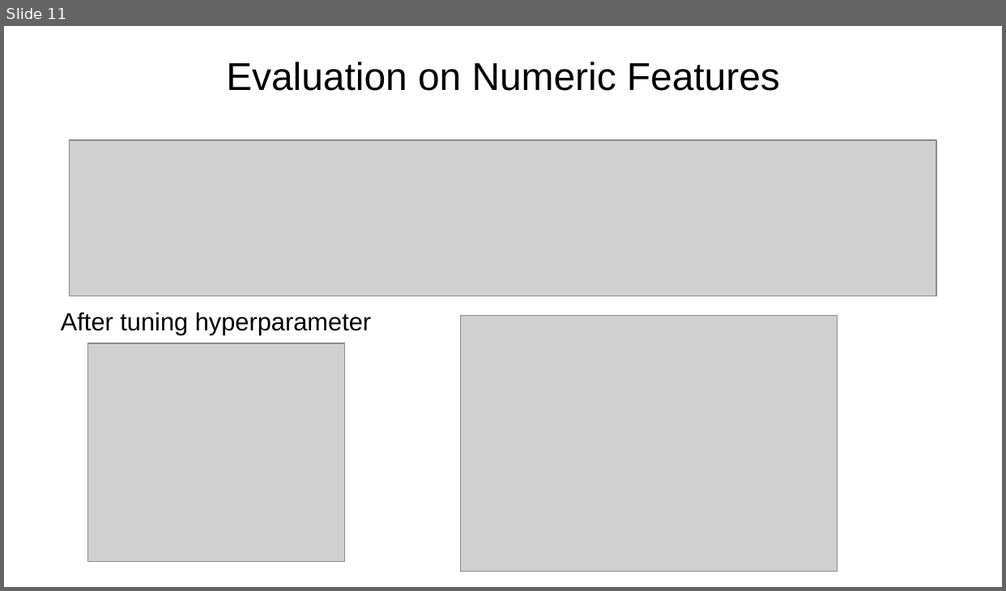
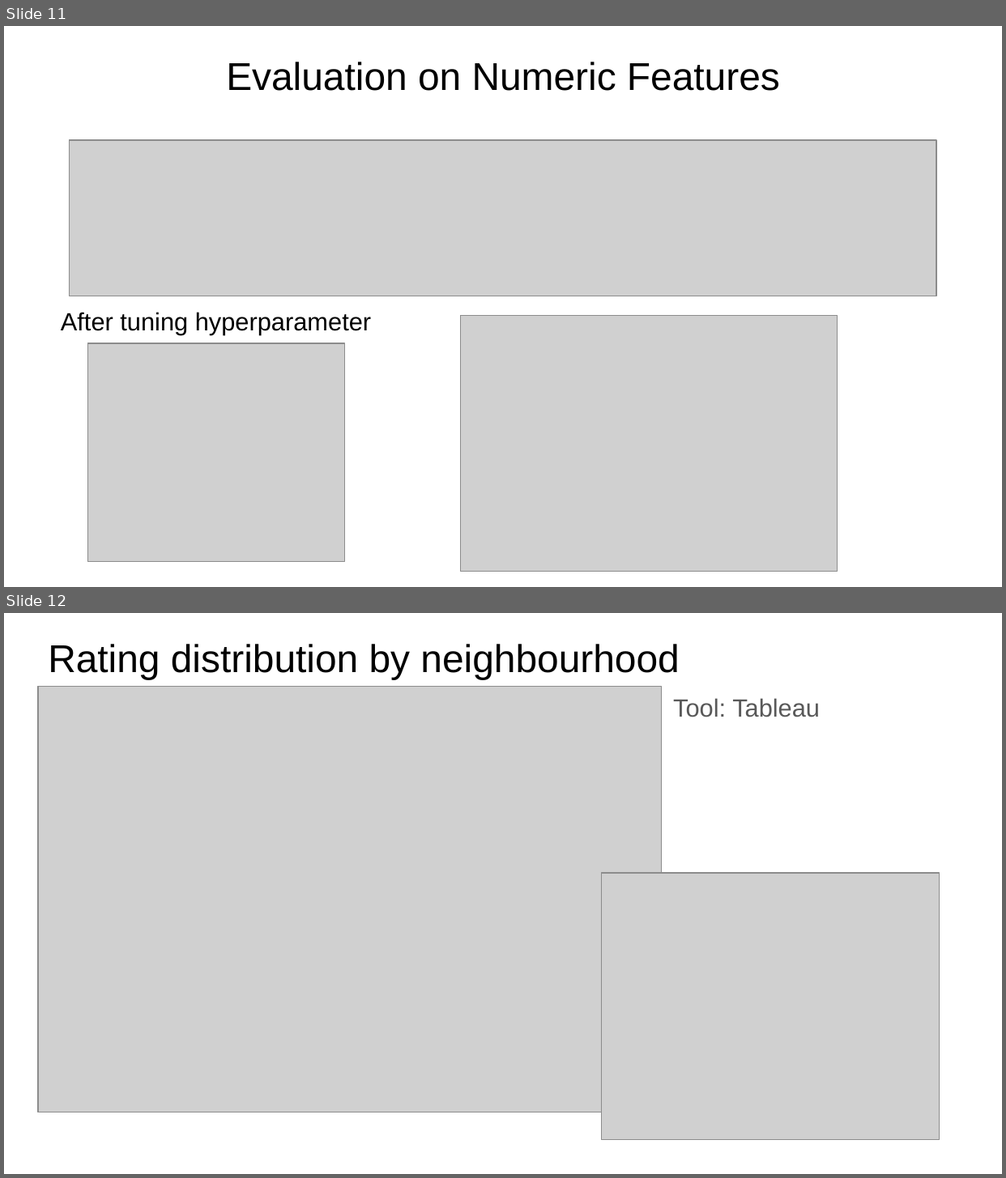
Before and after one commit to GoldExperience/DataMining_Assignment, a slide deck: presentation/Slides/Data mining for listings.pptx. Shown one above the other, each under a label of ours: slide 11 before the commit, slides 11 and 12 after it. The pictures are 1006x591 and 1006x1178 pixels, drawn with LibreOffice and Linux fonts; fonts in the diff are those of the drawing; grey boxes stand for pictures. Boxes give left, top, right and bottom in pixels: in the first picture for what was removed or moved away, otherwise in the second. Text is boxed around its words. In the diff, an @@ line names an element or a change of style, - is before the commit and + after.

Commit message:
Update Presentation

```diff
--- a/presentation/Slides/Data mining for listings.pptx
+++ b/presentation/Slides/Data mining for listings.pptx
@@ slide 12 added at <box>4,613,1002,1174</box>, background #FFFFFF @@
@@ title added at <box>48,644,679,679</box>, 28 pt, text #000000 @@
+Rating distribution by neighbourhood
@@ picture added at <box>38,686,662,1112</box> @@
@@ text added at <box>673,698,820,717</box>, 18 pt, text #595959 @@
+Tool: Tableau
@@ picture added at <box>601,874,939,1139</box> @@
```
Also in this commit, not shown: 2 other slides added, 13 other files.
